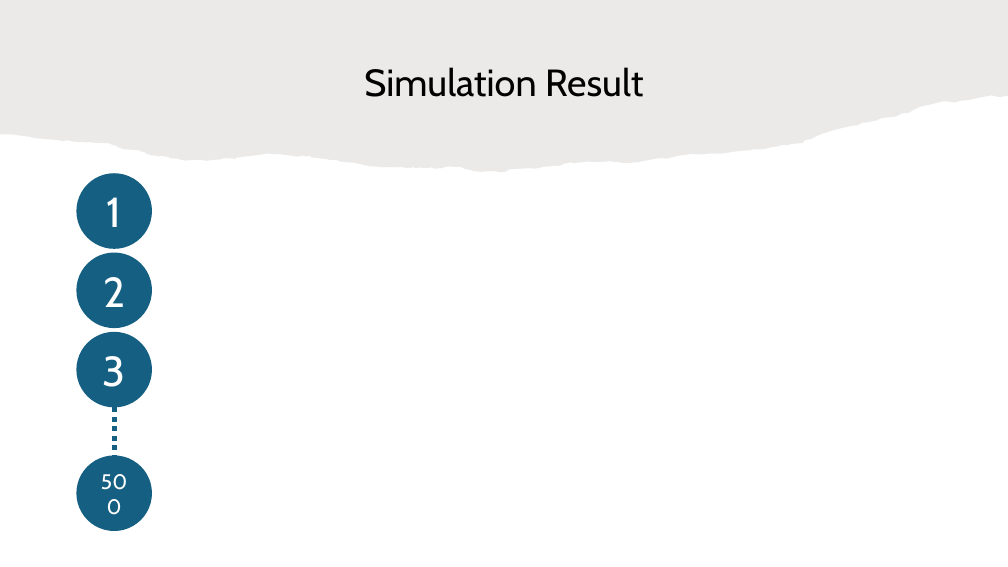
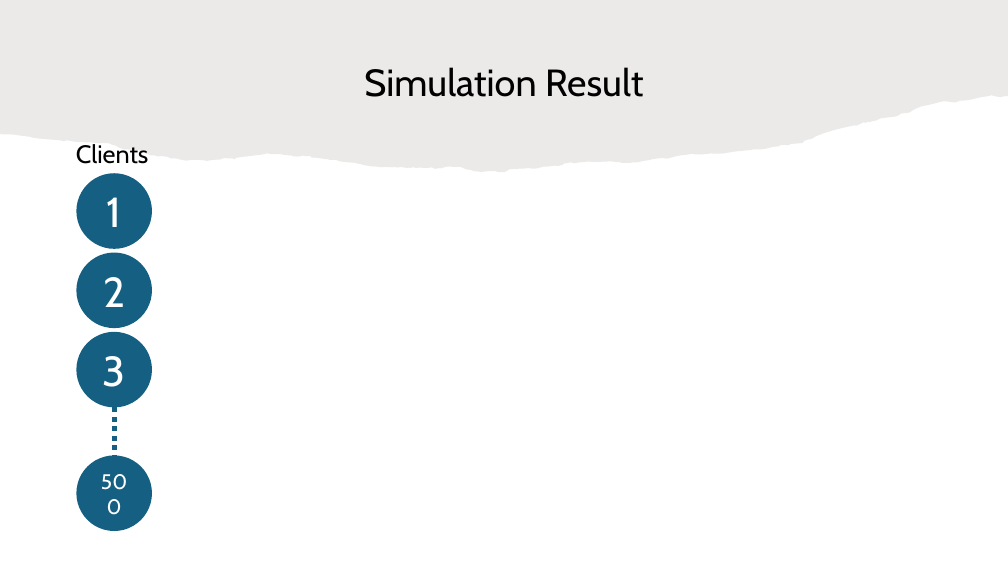
Before and after one commit to HaseebLUMS/Onyx-Presentation, a slide deck: slide 31 of tommy_hotnets_v2.pptx. Drawn at 1008x567 pixels with LibreOffice and Linux fonts; fonts in the diff are those of the drawing. Boxes give left, top, right and bottom in pixels: in the first picture for what was removed or moved away, otherwise in the second. Text is boxed around its words. In the diff, an @@ line names an element or a change of style, - is before the commit and + after.

```diff
--- a/tommy_hotnets_v2.pptx
+++ b/tommy_hotnets_v2.pptx
@@ text added at <box>76,144,148,164</box>, 24 pt, text #000000 @@
+Clients
```
Also in this commit, not shown: 10 other slides changed.
